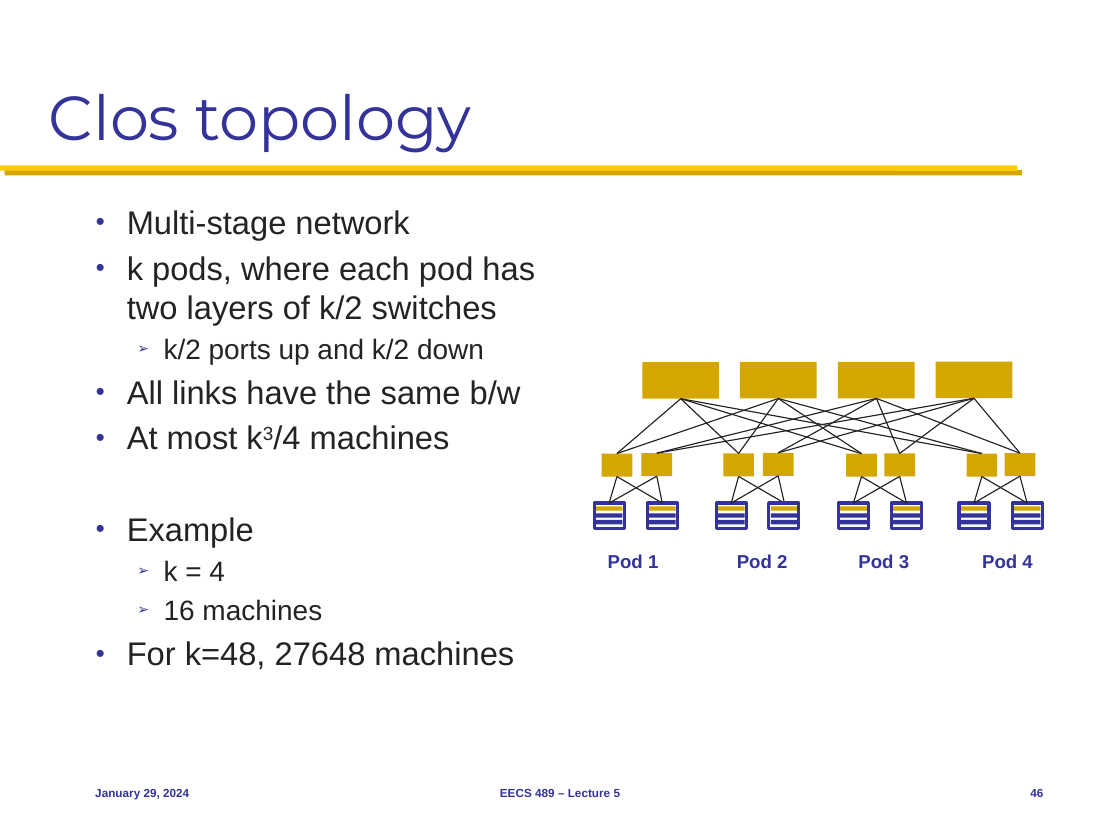
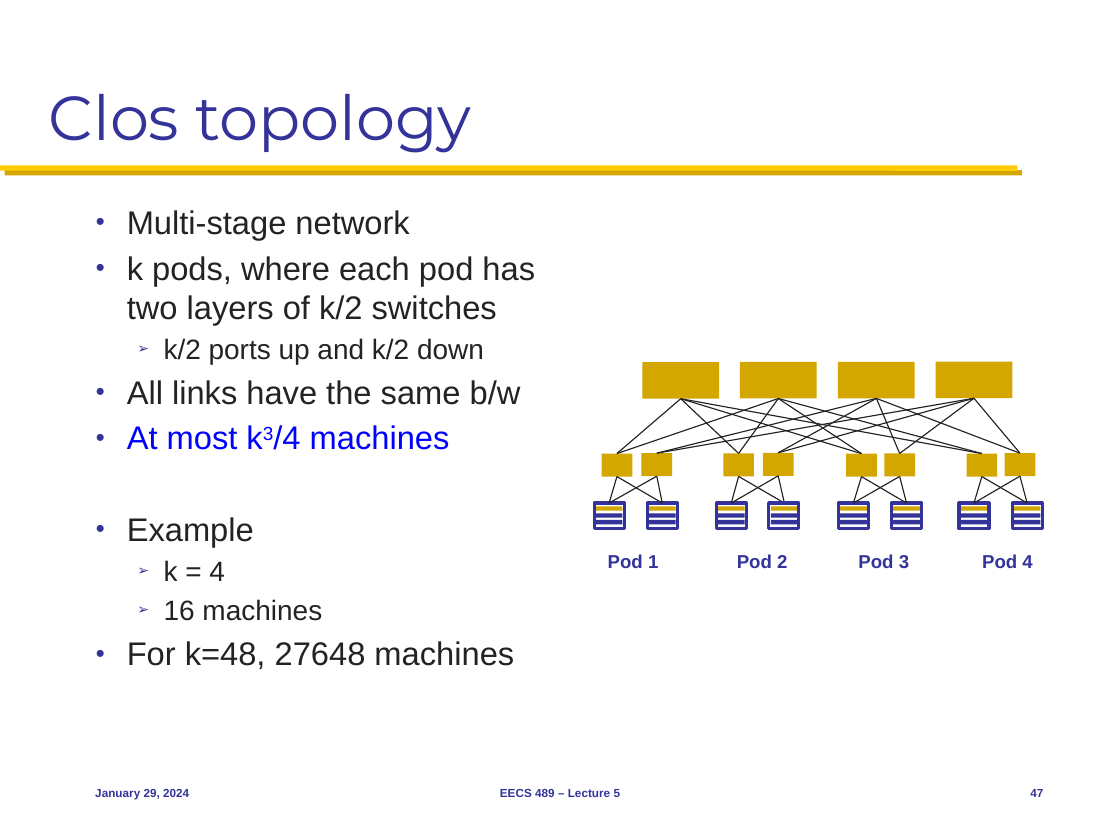
Before and after one commit to mosharaf/eecs489, a slide deck: slide 47 of Slides/012924.pptx (slide 46 before the commit). Drawn at 1120x840 pixels with LibreOffice and Linux fonts; fonts in the diff are those of the drawing. Boxes give left, top, right and bottom in pixels: in the first picture for what was removed or moved away, otherwise in the second. Text is boxed around its words. In the diff, an @@ line names an element or a change of style, - is before the commit and + after.

```diff
--- a/Slides/012924.pptx
+++ b/Slides/012924.pptx
@@ text at [127,425,450,450]: text colour #232323 to #0000FF in "At most k3/4 machines" @@
@@ page number at [1030,789,1043,797]: text changed @@
-46
+47
```
Also in this commit, not shown: 2 other slides changed, 1 slide added, 1 other file.
